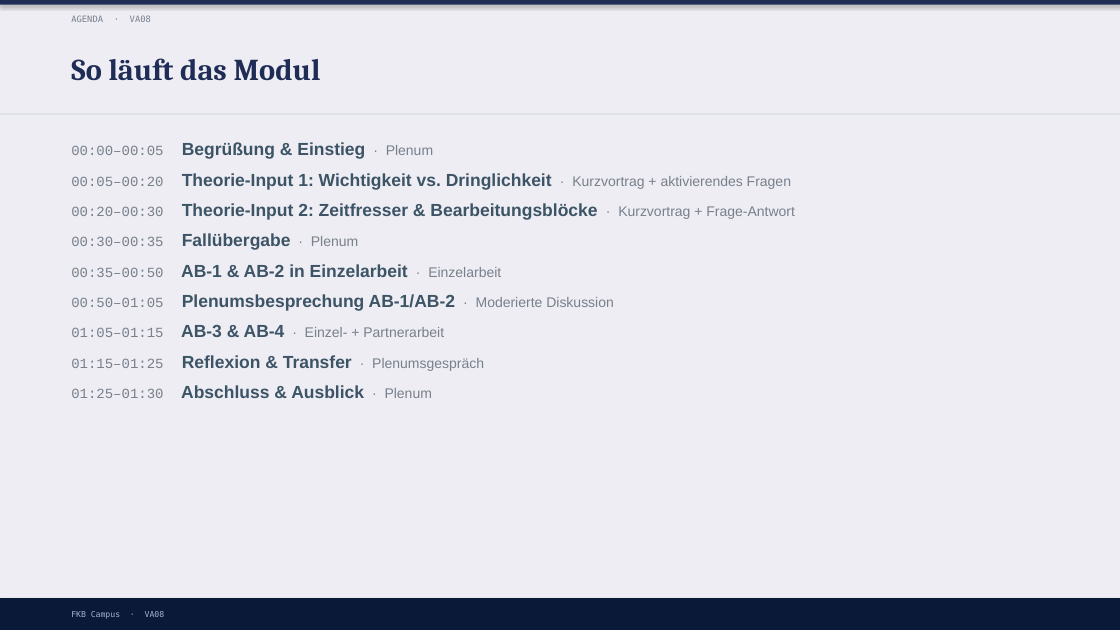
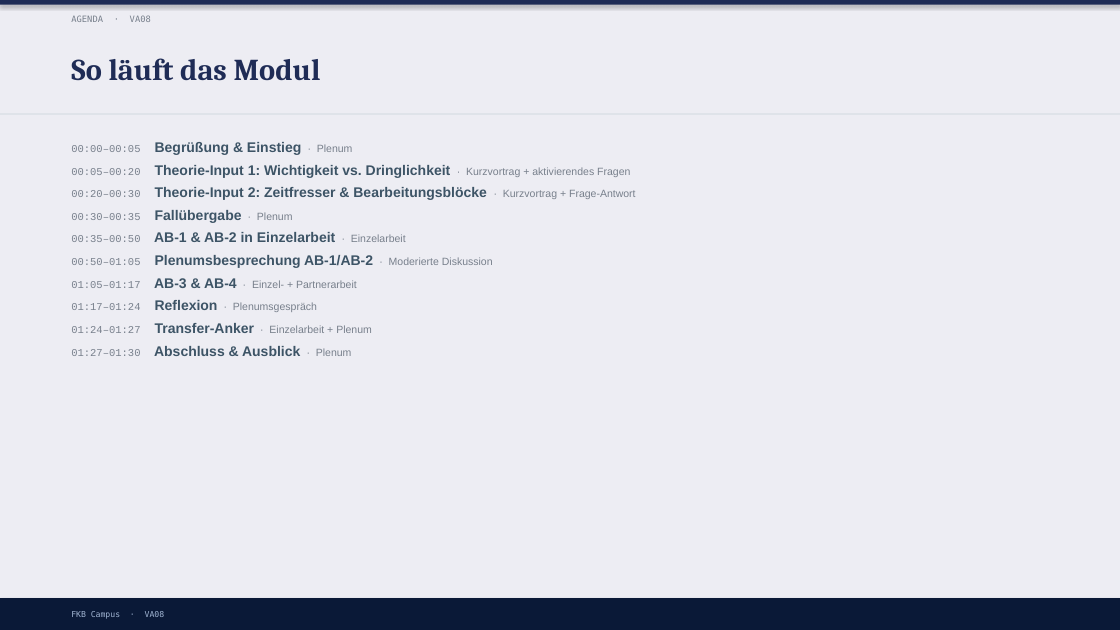
Before and after one commit to ck5rqc47pr-byte/firmenkundenakademie-online, a slide deck: slide 4 of protected-downloads/praesentation/VA08.pptx. Drawn at 1120x630 pixels with LibreOffice and Linux fonts; fonts in the diff are those of the drawing. Boxes give left, top, right and bottom in pixels: in the first picture for what was removed or moved away, otherwise in the second. Text is boxed around its words. In the diff, an @@ line names an element or a change of style, - is before the commit and + after.

```diff
--- a/protected-downloads/praesentation/VA08.pptx
+++ b/protected-downloads/praesentation/VA08.pptx
@@ text at (71, 142, 636, 268): size 12 to 9 pt in "00:00–00:05 · Plenum", "00:05–00:20 · Kurzvortrag + aktivierendes Fragen", "00:20–00:30 · Kurzvortrag + Frage-Antwort", "00:30–00:35 · Plenum" and 2 more places; size 15 to 12 pt in "Begrüßung & Einstieg", "Theorie-Input 1: Wichtigkeit vs. Dringlichkeit", "Theorie-Input 2: Zeitfresser & Bearbeitungsblöcke", "Fallübergabe" and 2 more places; less space between paragraphs @@
@@ text at (71, 278, 372, 356): text changed; size 12 to 9 pt @@
-01:05–01:15 AB-3 & AB-4 · Einzel- + Partnerarbeit
-01:15–01:25 Reflexion & Transfer · Plenumsgespräch
-01:25–01:30 Abschluss & Ausblick · Plenum
+01:05–01:17 AB-3 & AB-4 · Einzel- + Partnerarbeit
+01:17–01:24 Reflexion · Plenumsgespräch
+01:24–01:27 Transfer-Anker · Einzelarbeit + Plenum
+01:27–01:30 Abschluss & Ausblick · Plenum
```
Also in this commit, not shown: 2 other files.
